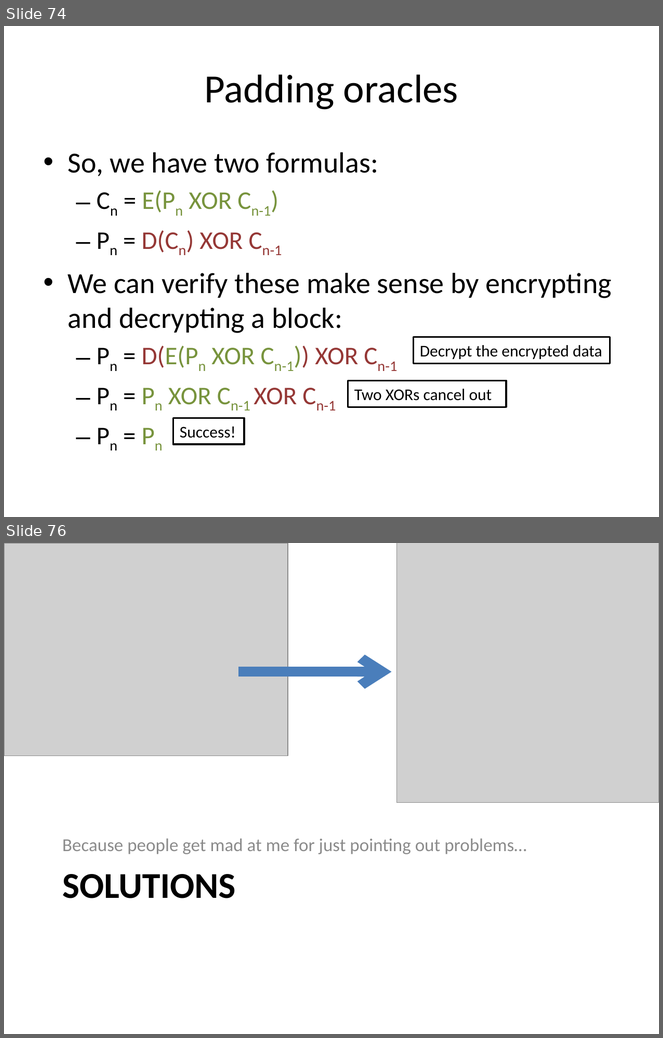
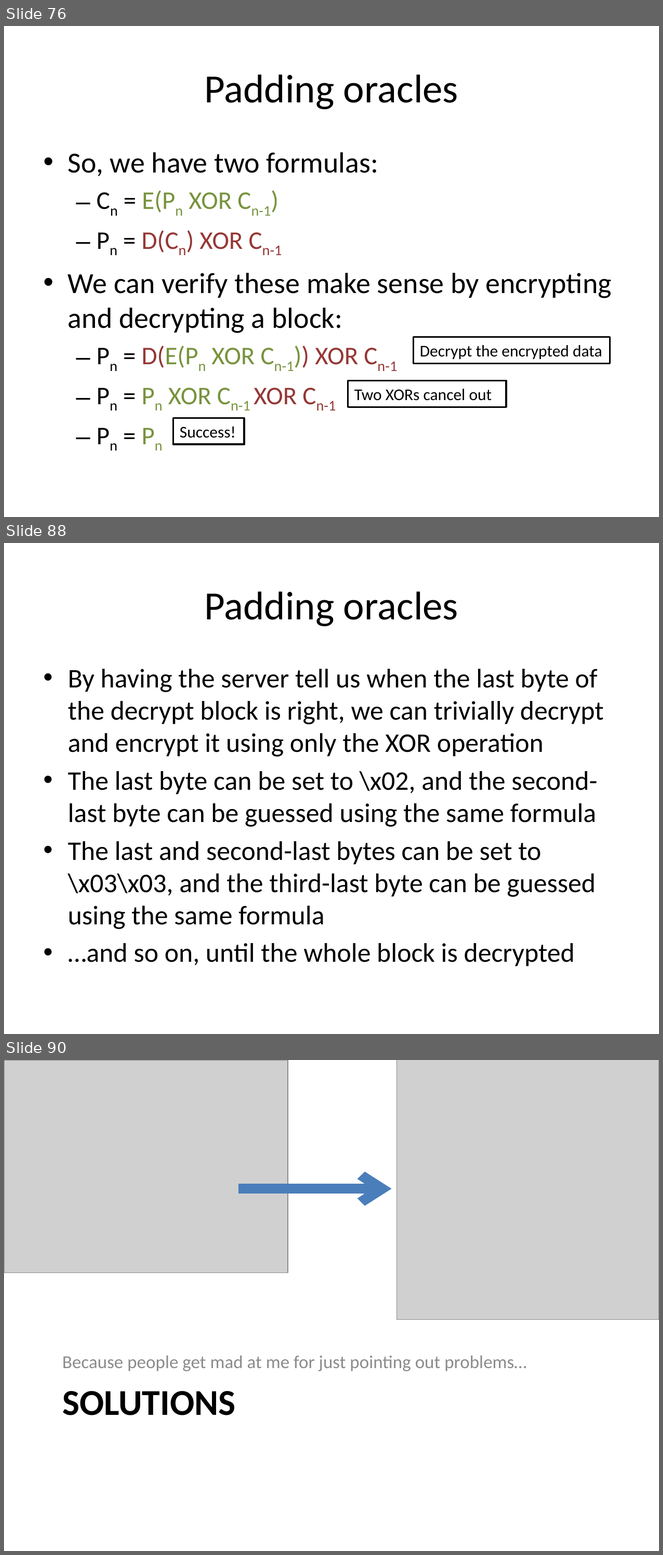
Before and after one commit to iagox86/2013-02-Shmoocon-talk, a slide deck: Shmoocon.pptx. Shown one above the other, each under a label of ours: slides 74 and 76 before the commit, slides 76, 88 and 90 after it; the slides between them are not shown. The pictures are 663x1038 and 663x1555 pixels, drawn with LibreOffice and Linux fonts; fonts in the diff are those of the drawing; grey boxes stand for pictures. Boxes give left, top, right and bottom in pixels: in the first picture for what was removed or moved away, otherwise in the second. Text is boxed around its words. In the diff, an @@ line names an element or a change of style, - is before the commit and + after.

```diff
--- a/Shmoocon.pptx
+++ b/Shmoocon.pptx
@@ slide 88 added at (4,543,659,1034), background #FFFFFF @@
@@ title added at (204,591,458,627), 44 pt, text #000000 @@
+Padding oracles
@@ text added at (68,669,604,967), 29.6 pt, text #000000 @@
+• By having the server tell us when the last byte of the decrypt block is right, we can trivially decrypt and encrypt it using only the XOR operation
+• The last byte can be set to \x02, and the second-last byte can be guessed using the same formula
+• The last and second-last bytes can be set to \x03\x03, and the third-last byte can be guessed using the same formula
+• …and so on, until the whole block is decrypted
@@ what was slide 74 is now slide 76 @@
@@ what was slide 76 is now slide 90 @@
```
Also in this commit, not shown: 2 slides changed, 14 other slides added, 1 slide removed, 2 other files.
